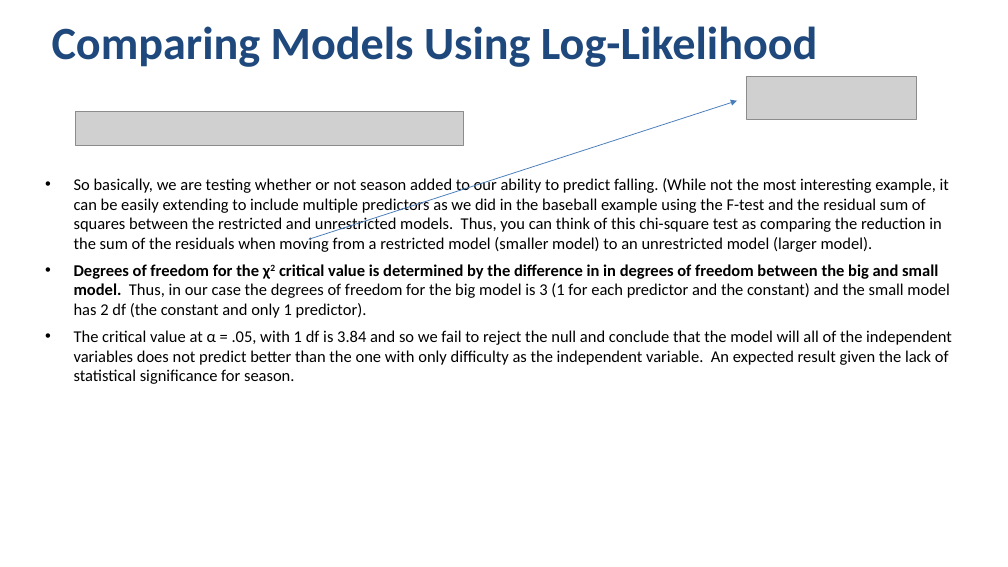
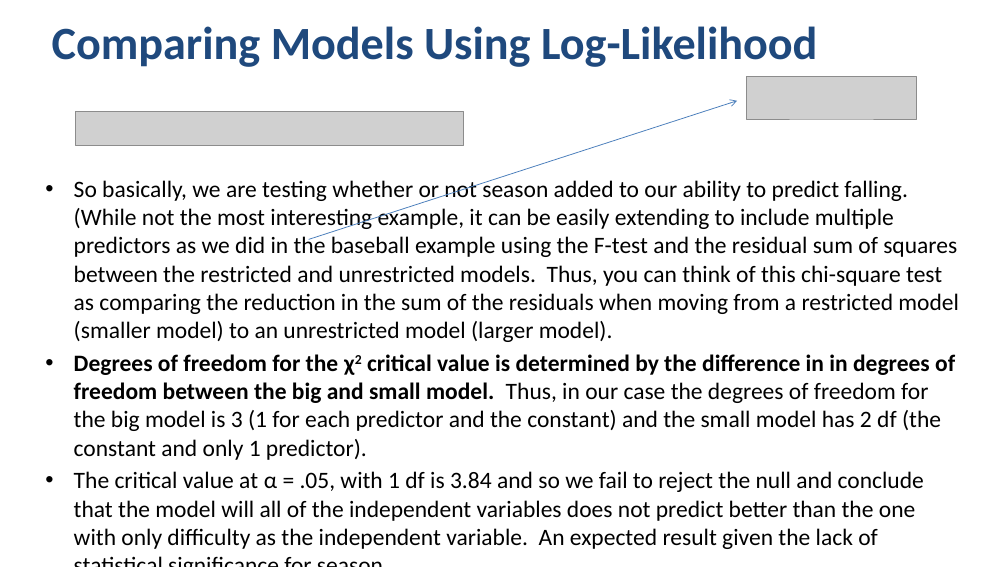
Before and after one commit to alexkcode/pa-541, a slide deck: slide 36 of PA_541_Week_13_PanelDataPart1_PooledCrossSect_STUDENT.pptx. Drawn at 1008x567 pixels with LibreOffice and Linux fonts; fonts in the diff are those of the drawing; grey boxes stand for pictures. Boxes give left, top, right and bottom in pixels: in the first picture for what was removed or moved away, otherwise in the second. Text is boxed around its words. In the diff, an @@ line names an element or a change of style, - is before the commit and + after.

```diff
--- a/PA_541_Week_13_PanelDataPart1_PooledCrossSect_STUDENT.pptx
+++ b/PA_541_Week_13_PanelDataPart1_PooledCrossSect_STUDENT.pptx
@@ freeform shape removed at [309, 101, 737, 239] @@
@@ arrow added from (309, 240) to (737, 101), #4B7EBC 0.75 pt @@
@@ text "So basically, we are testing ..." at [74, 177, 959, 549]: size 15.7 to 22.4 pt; indent changed; less space between paragraphs @@
```
Also in this commit, not shown: 52 other slides changed, 2 slides added, 2 slides removed, 10 other files.
